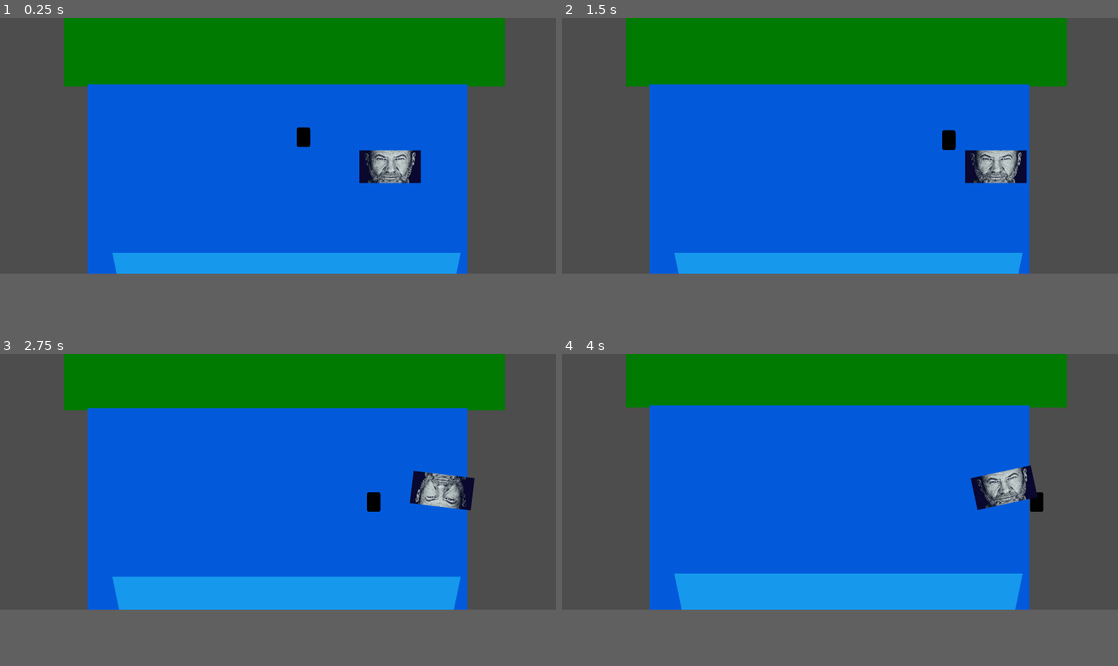
Above: before the commit, frames 1-4 (two rows, left to right).
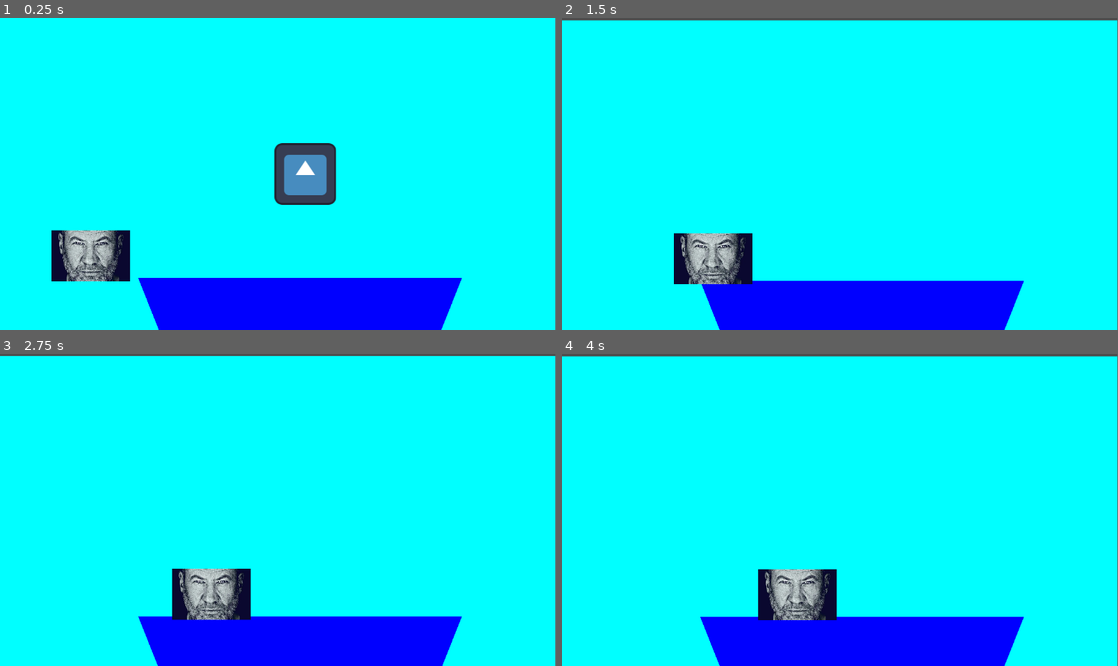
Above: after the commit, the same moments.

Repository: ZozoAFK/Pfish
Game: Godot game, scene res://Proto/Scene/World.tscn
Two runs of this game, one before a commit and one after it. Both use one fixed random seed, a clock stepped at 60 frames per second and the inputs below. Before the commit the project starts from res://Preproto/Scene/Scene1.tscn. The engine's default icon, where the game draws it, is replaced by a stand-in: a white triangle on a blue panel in a dark square.
Inputs:
- Up to frame 1 (0.25 s): no input
- Up to frame 2 (1.5 s): tap Enter (ui_accept) at 0.5, 0.77 s; hold D (RIGHT) from 0.53 s (still down); tap Space (SPACE) at 0.6, 1.35 s
- Up to frame 3 (2.75 s): tap Enter (ui_accept) at 1.52 s; release D (RIGHT) at 2.03 s; hold A (LEFT) from 2.03 s (still down); tap Space (SPACE) at 2.1 s
- Up to frame 4 (4 s): release A (LEFT) at 2.78 s; hold D (RIGHT) from 2.78 s (still down); tap Space (SPACE) at 2.85, 3.6 s; tap Enter (ui_accept) at 3.02, 3.77 s
In our replay, the window is 800x368 before the commit and 799x449 after it. These sizes can differ from the game's own. Grey fills any space a smaller window leaves; there, only what the larger window draws over its background counts as a difference.

The runs differ from the first frame. In frame 1, 91% of the frame differs, in the area x 0-100%, y 0-100%; in frame 2, 91%; in frame 3, 91%; in frame 4, 91%.

Commit message:
poisson qui fait ronde+ hamecon

Diff:
--- a/Preproto/Scene/Scene1.tscn
+++ b/Preproto/Scene/Scene1.tscn
@@ -36,4 +36,4 @@
 position = Vector2(619, 289)
 
 [node name="poisson" parent="." unique_id=234775178 instance=ExtResource("3_1tkie")]
-position = Vector2(903, 509)
+position = Vector2(646, 523)
--- /dev/null
+++ b/Proto/Scene/Hamecon.tscn
@@ -0,0 +1,21 @@
+[gd_scene format=3 uid="uid://dxgagnxjrsaci"]
+
+[ext_resource type="Texture2D" uid="uid://bubodniig4ar2" path="res://icon.svg" id="1_7dqfe"]
+[ext_resource type="Script" uid="uid://capuybjxpg42d" path="res://Proto/Script/hamecon.gd" id="1_emdyq"]
+
+[sub_resource type="RectangleShape2D" id="RectangleShape2D_emdyq"]
+size = Vector2(129.5, 128.5)
+
+[node name="Hamecon" type="CharacterBody2D" unique_id=689676632]
+script = ExtResource("1_emdyq")
+
+[node name="Sprite2D" type="Sprite2D" parent="." unique_id=1047009787]
+texture = ExtResource("1_7dqfe")
+
+[node name="Camera2D" type="Camera2D" parent="." unique_id=1858886676]
+limit_left = 1
+limit_top = 0
+limit_right = 1100
+
+[node name="CollisionShape2D" type="CollisionShape2D" parent="." unique_id=1099034992]
+shape = SubResource("RectangleShape2D_emdyq")
--- /dev/null
+++ b/Proto/Scene/Poisson.tscn
@@ -0,0 +1,15 @@
+[gd_scene format=3 uid="uid://cb21rdpxstbwb"]
+
+[ext_resource type="Script" uid="uid://biupycgb7vau4" path="res://Proto/Script/poisson.gd" id="1_0r5lc"]
+[ext_resource type="Texture2D" uid="uid://cg56gop8ahjjb" path="res://Preproto/Material/fish.webp" id="2_ctowt"]
+
+[node name="Poisson" type="Node2D" unique_id=485619004]
+script = ExtResource("1_0r5lc")
+
+[node name="Sprite2D" type="Sprite2D" parent="." unique_id=1915444190]
+scale = Vector2(0.25, 0.25)
+texture = ExtResource("2_ctowt")
+
+[node name="Area2D" type="Area2D" parent="." unique_id=1336916640]
+
+[node name="CollisionShape2D" type="CollisionShape2D" parent="Area2D" unique_id=138060575]
--- a/Proto/Scene/World.tscn
+++ b/Proto/Scene/World.tscn
@@ -1,3 +1,28 @@
 [gd_scene format=3 uid="uid://cfs36gjvjh1ml"]
 
+[ext_resource type="PackedScene" uid="uid://dxgagnxjrsaci" path="res://Proto/Scene/Hamecon.tscn" id="1_tyl2u"]
+[ext_resource type="PackedScene" uid="uid://cb21rdpxstbwb" path="res://Proto/Scene/Poisson.tscn" id="2_x5aal"]
+
+[sub_resource type="QuadMesh" id="QuadMesh_x5aal"]
+
+[sub_resource type="PrismMesh" id="PrismMesh_cd8ja"]
+
 [node name="World" type="Node2D" unique_id=1612448920]
+
+[node name="MeshInstance2D" type="MeshInstance2D" parent="." unique_id=1733665702]
+modulate = Color(0, 1, 1, 1)
+position = Vector2(550.00006, 853.875)
+scale = Vector2(1898.0001, 1697.75)
+mesh = SubResource("QuadMesh_x5aal")
+
+[node name="MeshInstance2D2" type="MeshInstance2D" parent="." unique_id=554316341]
+modulate = Color(0, 0, 1, 1)
+position = Vector2(597, 968.99994)
+scale = Vector2(671.49994, 845.5)
+mesh = SubResource("PrismMesh_cd8ja")
+
+[node name="Hamecon" parent="." unique_id=689676632 instance=ExtResource("1_tyl2u")]
+position = Vector2(608, 305)
+
+[node name="Poisson" parent="." unique_id=485619004 instance=ExtResource("2_x5aal")]
+position = Vector2(138, 500)
--- /dev/null
+++ b/Proto/Script/hamecon.gd
@@ -0,0 +1,34 @@
+extends CharacterBody2D
+
+@export var Speed_down = 100
+@export var Speed_coter = 1000
+@export var Puissance_accoup : int = 5000
+
+
+func _process(delta: float) -> void:
+	pass
+
+func _physics_process(delta: float) -> void:
+	down(delta)
+	deplacement(delta)
+	move_and_slide()
+
+func down (delta):
+	# desente du hamecon
+	if not(Input.is_action_just_pressed("SPACE")):
+		velocity.y = Speed_down
+
+func deplacement (delta):
+	# remonter du hamecon grace a un accoup
+	if Input.is_action_just_pressed("SPACE"):
+		velocity.y = -Puissance_accoup
+
+	# mouverment droit gauche hamecon
+	var direction := Input.get_axis("LEFT", "RIGHT")
+	if direction:
+		velocity.x = direction * Speed_coter
+	else:
+		velocity.x = move_toward(velocity.x, 0, Speed_coter)
+
+func test_ferrage (delta):
+	pass
--- /dev/null
+++ b/Proto/Script/poisson.gd
@@ -0,0 +1,53 @@
+extends Node2D
+
+enum State { RONDE, POURSUITE }
+var etat_actuel = State.RONDE
+
+var vitesse = 100.0
+var point_right = Vector2(500, 500)  # destination en mode ronde
+var point_left = Vector2(100, 500)  # destination en mode ronde
+var joueur : Node2D = null
+var distance_detection = 150.0
+
+#parametre fixe
+var switch_ronde = true
+
+func _ready():
+	joueur = $"../Hamecon"  # adapte le chemin
+
+func _process(delta):
+	match etat_actuel:
+		State.RONDE:
+			_faire_ronde(delta)
+			_verifier_detection()
+		State.POURSUITE:
+			_poursuivre(delta)
+			_verifier_perte()
+
+func _faire_ronde(delta):
+	# Mouvement vers la droite
+	if switch_ronde :
+		var direction = (point_right - position).normalized()
+		position += direction * vitesse * delta
+		#condition de rotation
+		if position >= point_right:
+			switch_ronde=false
+	# Mouvement vers la gauche
+	if not(switch_ronde) :
+		var direction = (point_left - position).normalized()
+		position += direction * vitesse * delta
+		#condition de rotation
+		if position <= point_left:
+			switch_ronde=true
+
+func _poursuivre(delta):
+	var direction = (joueur.position - position).normalized()
+	position += direction * vitesse * delta
+
+func _verifier_detection():
+	if position.distance_to(joueur.position) < distance_detection:
+		etat_actuel = State.POURSUITE
+
+func _verifier_perte():
+	if position.distance_to(joueur.position) > distance_detection * 2:
+		etat_actuel = State.RONDE
--- a/project.godot
+++ b/project.godot
@@ -11,15 +11,9 @@
 [application]
 
 config/name="Pfish"
-run/main_scene="uid://c4wwmxtin4nc3"
+run/main_scene="uid://cfs36gjvjh1ml"
 config/features=PackedStringArray("4.6", "Forward Plus")
 config/icon="res://icon.svg"
-
-[display]
-
-window/size/viewport_width=1900
-window/size/viewport_height=875
-window/size/resizable=false
 
 [file_customization]
 
Not shown, added: Proto/Script/hamecon.gd.uid
Not shown, added: Proto/Script/poisson.gd.uid
Not shown, added: Proto/Scene/Hamecon.tscn23843487531.tmp
